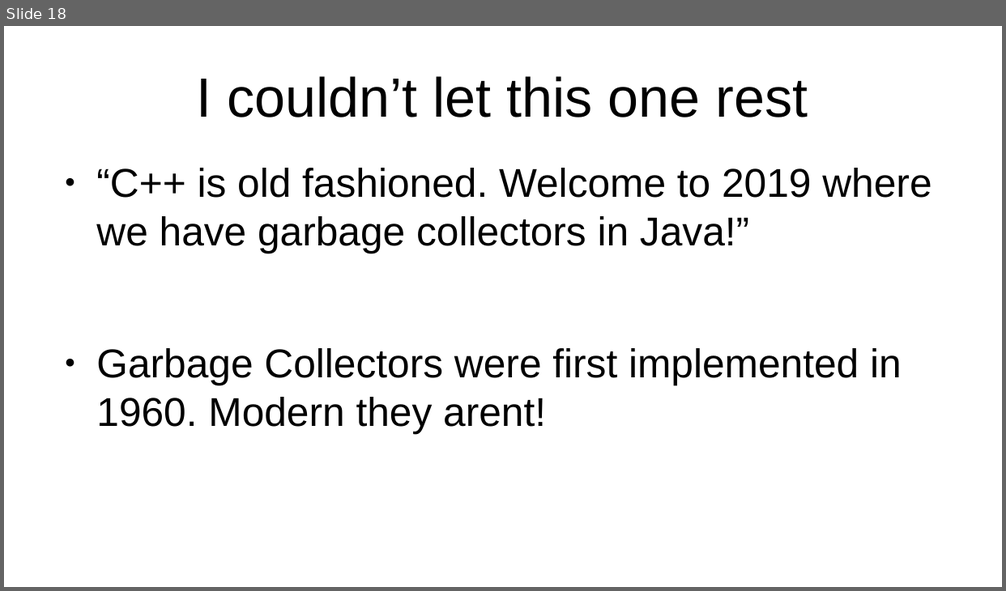
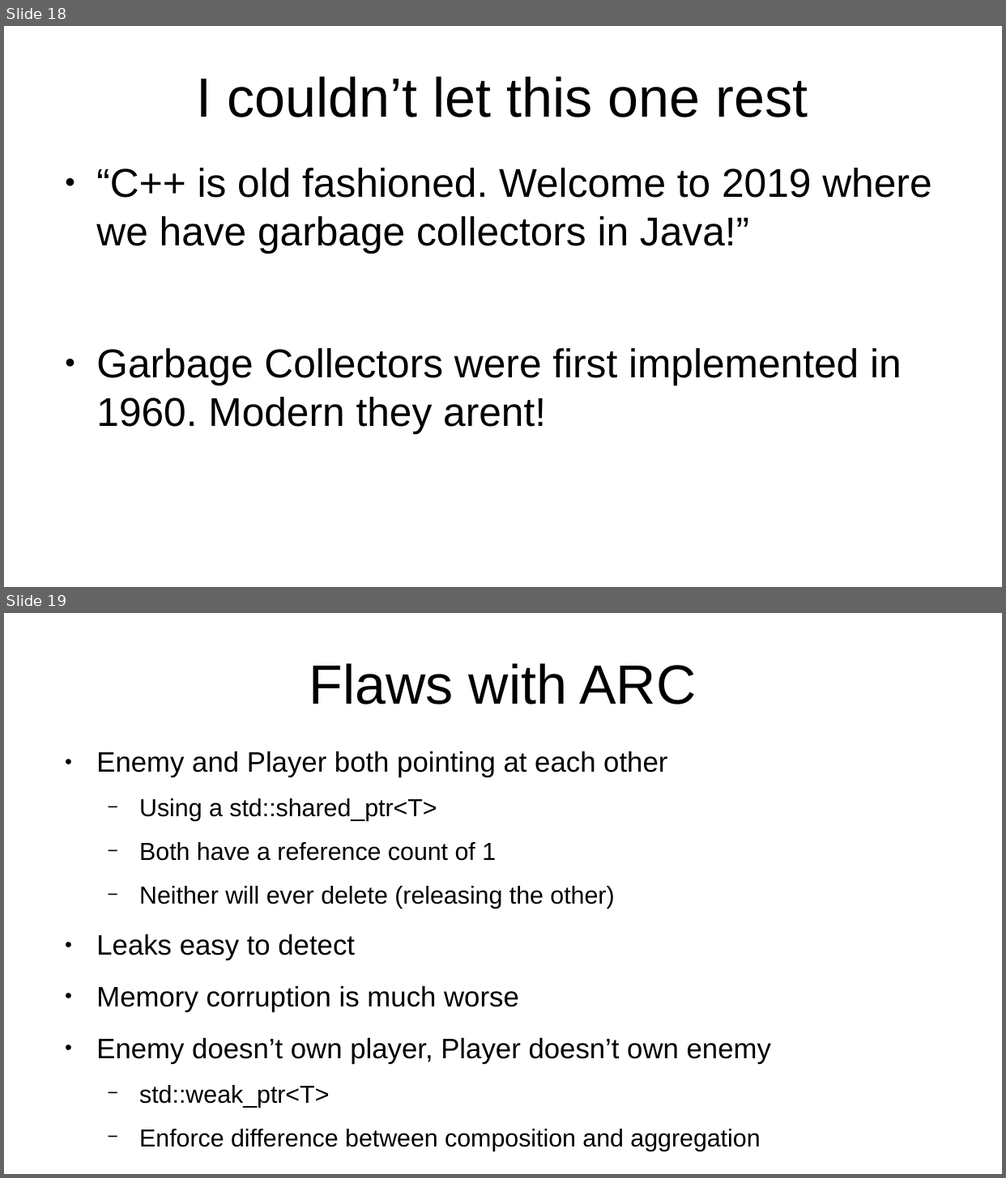
Before and after one commit to osen/creativelabs, a slide deck: gep/gep_cxx_precursor_1.odp. Shown one above the other, each under a label of ours: slide 18 before the commit, slides 18 and 19 after it. The pictures are 1006x591 and 1006x1178 pixels, drawn with LibreOffice and Linux fonts; fonts in the diff are those of the drawing. Boxes give left, top, right and bottom in pixels: in the first picture for what was removed or moved away, otherwise in the second. Text is boxed around its words. In the diff, an @@ line names an element or a change of style, - is before the commit and + after.

```diff
--- a/gep/gep_cxx_precursor_1.odp
+++ b/gep/gep_cxx_precursor_1.odp
@@ slide 19 added at box(4, 613, 1002, 1174), background #FFFFFF @@
@@ title added at box(309, 663, 696, 705), 44 pt, text #000000 @@
+Flaws with ARC
@@ text added at box(96, 751, 771, 1152), 19.6 pt, text #000000 @@
+● Enemy and Player both pointing at each other
+  − Using a std::shared_ptr<T>
+  − Both have a reference count of 1
+  − Neither will ever delete (releasing the other)
+● Leaks easy to detect
+● Memory corruption is much worse
+● Enemy doesn’t own player, Player doesn’t own enemy
+  − std::weak_ptr<T>
+  − Enforce difference between composition and aggregation
```
Also in this commit, not shown: 2 slides changed, 2 other slides added, 1 other file.
